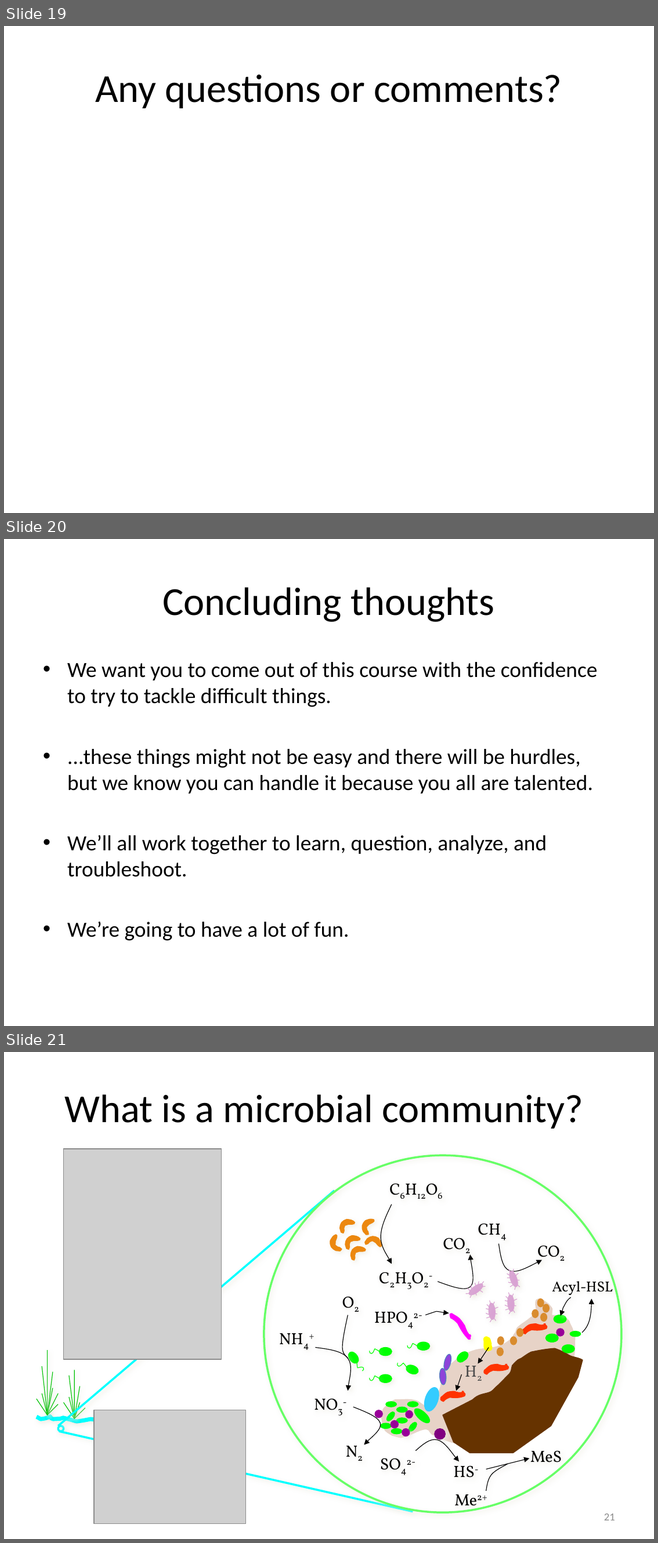
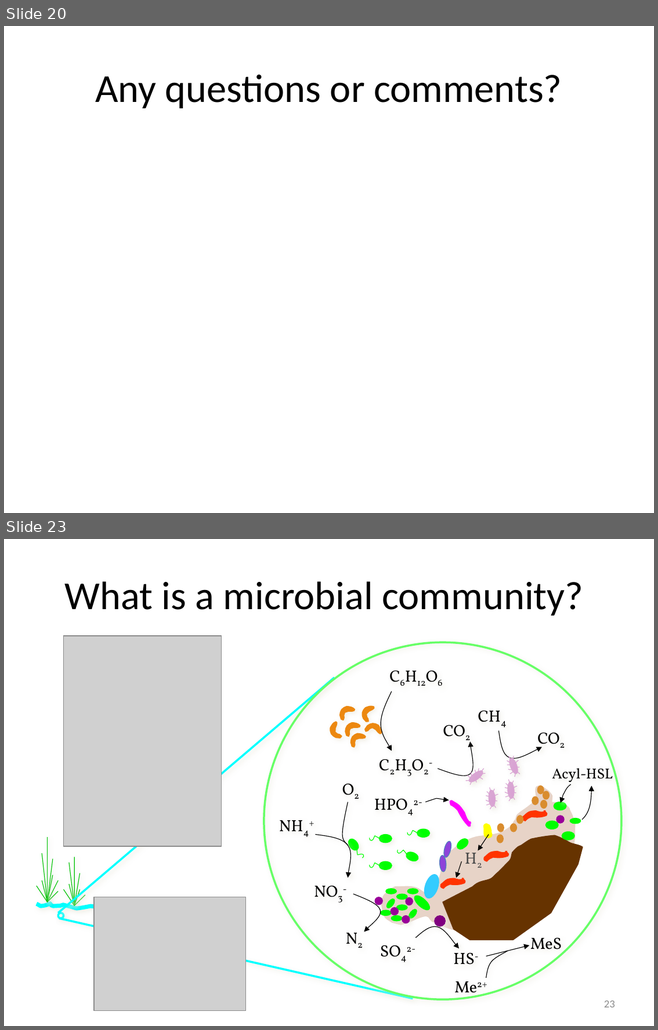
Before and after one commit to edamame-course/docs, a slide deck: extra/Presentations/2015-06-22-AM_Ashley_WelcomeLecture.pptx. Shown one above the other, each under a label of ours: slides 19, 20 and 21 before the commit, slides 20 and 23 after it; the slides between them are not shown. The pictures are 658x1543 and 658x1030 pixels, drawn with LibreOffice and Linux fonts; fonts in the diff are those of the drawing; grey boxes stand for pictures. Boxes give left, top, right and bottom in pixels: in the first picture for what was removed or moved away, otherwise in the second. Text is boxed around its words. In the diff, an @@ line names an element or a change of style, - is before the commit and + after.

```diff
--- a/extra/Presentations/2015-06-22-AM_Ashley_WelcomeLecture.pptx
+++ b/extra/Presentations/2015-06-22-AM_Ashley_WelcomeLecture.pptx
@@ slide 20 removed at (x1=4, y1=539, x2=654, y2=1026), background #FFFFFF @@
@@ title removed at (x1=162, y1=587, x2=495, y2=622) @@
-Concluding thoughts
@@ text removed at (x1=67, y1=662, x2=597, y2=941) @@
-• We want you to come out of this course with the confidence to try to tackle difficult things.
-• ...these things might not be easy and there will be hurdles, but we know you can handle it because you all are talented.
-• We’ll all work together to learn, question, analyze, and troubleshoot.
-• We’re going to have a lot of fun.
@@ what was slide 19 is now slide 20 @@
@@ what was slide 21 is now slide 23 @@
@@ page number at (x1=604, y1=1001, x2=615, y2=1008): text changed @@
-21
+23
```
Also in this commit, not shown: 14 slides changed, 3 slides added, 1 other file.
